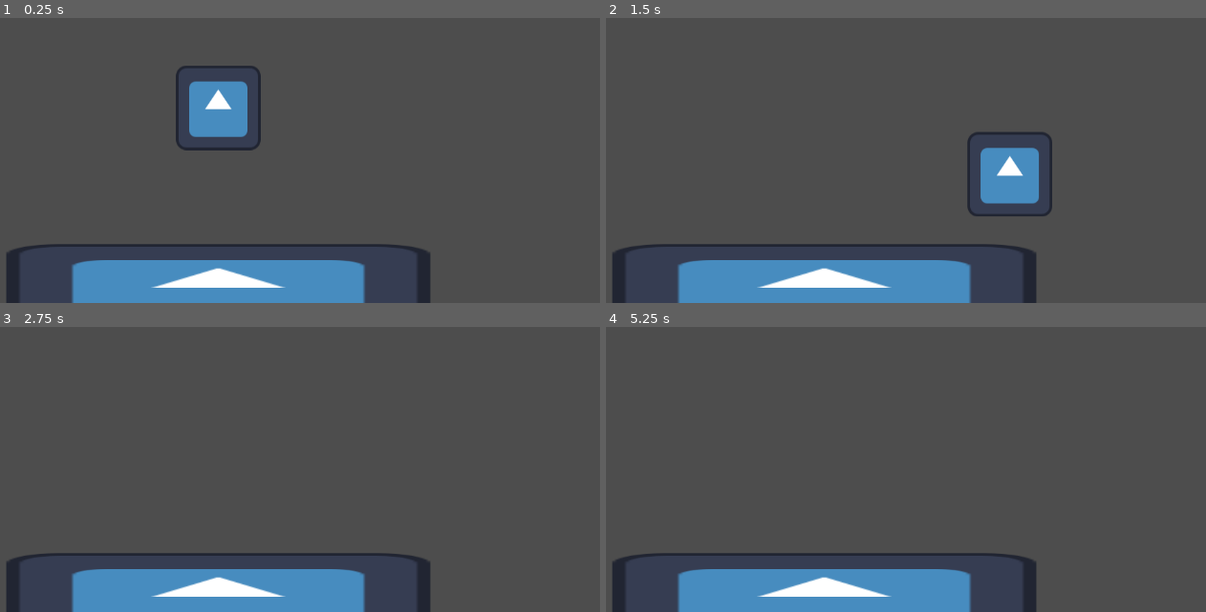
Above: before the commit, frames 1-4 (two rows, left to right).
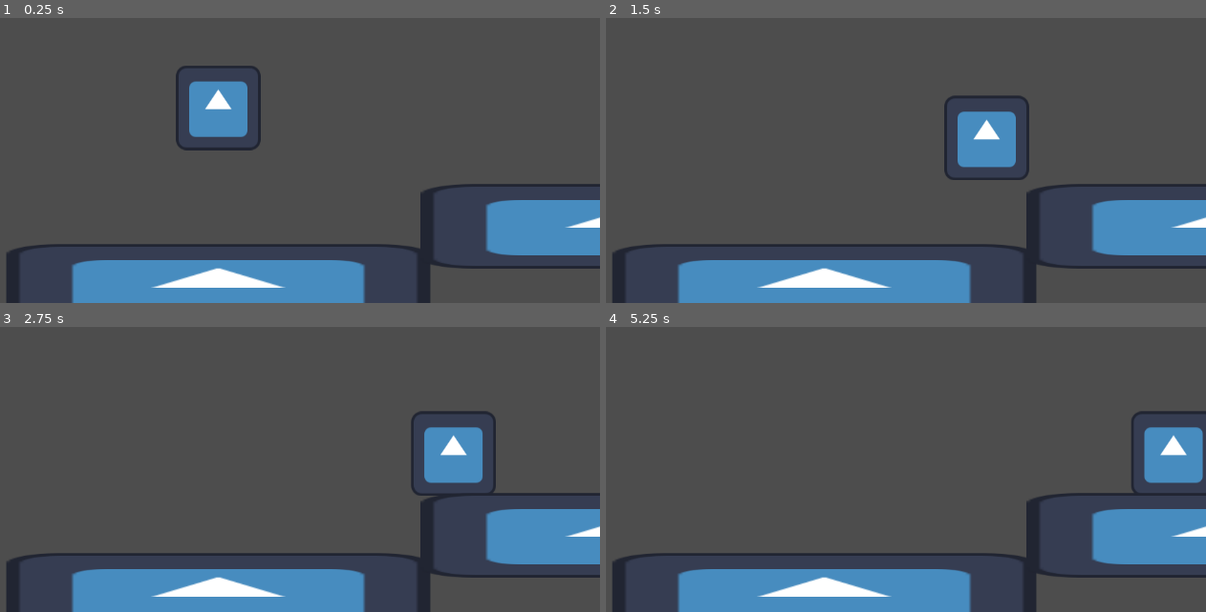
Above: after the commit, the same moments.

Repository: Bool-Pug/Arrows-Magic
Game: Godot game, scene res://Scenes/gameplay.tscn
Two runs of this game, one before a commit and one after it. Both use one fixed random seed, a clock stepped at 60 frames per second and the inputs below. The engine's default icon, where the game draws it, is replaced by a stand-in: a white triangle on a blue panel in a dark square.
Inputs:
- Up to frame 1 (0.25 s): no input
- Up to frame 2 (1.5 s): hold Ctrl (Arrow_Mode, bound only after the commit) 0.53-1.28 s; hold D (move_right) from 0.53 s (still down); tap Space (jump) at 0.77, 0.8, 1.07, 1.35 s
- Up to frame 3 (2.75 s): tap Space (jump) at 1.52, 1.82, 2.3 s; tap Ctrl (Arrow_Mode, bound only after the commit) at 1.55 s; release D (move_right) at 2.03 s; hold A (move_left) from 2.03 s (still down); hold Ctrl (Arrow_Mode, bound only after the commit) from 2.03 s (still down)
- Up to frame 4 (5.25 s): release A (move_left) at 2.78 s; release Ctrl (Arrow_Mode, bound only after the commit) at 2.78 s; hold D (move_right) 2.78-4.28 s; tap Ctrl (Arrow_Mode, bound only after the commit) at 2.85, 4.35 s; tap Space (jump) at 3.02, 3.32, 4.52, 4.82 s; hold Space (jump) 3.53-4.28 s; hold A (move_left) 4.28-5.03 s; hold D (move_right) from 5.03 s (still down); hold Ctrl (Arrow_Mode, bound only after the commit) from 5.03 s (still down)

The runs differ from the first frame. In frame 1, 4.8% of the frame differs, in the area x 70-100%, y 58-88%; in frame 2, 8.5%, in the area x 56-100%, y 27-88%; in frame 3, 7.2%; in frame 4, 7.0%.

Commit message:
added the arrow detection, and a projectile spell that spawns when you press the up arrow first

Diff:
--- /dev/null
+++ b/Scenes/Composites/arrowsInput.gd
@@ -0,0 +1,38 @@
+extends Node
+
+enum Arrows {UP, DOWN, LEFT, RIGHT}
+@export var current_combo = []
+@export var count = 0
+
+@export var projectileSpellScene = preload("res://Scenes/Composites/projectileSpell.tscn")
+
+# Called when the node enters the scene tree for the first time.
+func _ready() -> void:
+	pass # Replace with function body.
+
+
+# Called every frame. 'delta' is the elapsed time since the previous frame.
+func _process(delta: float) -> void:
+	if(Input.is_action_pressed("Arrow_Mode")):
+		if(Input.is_action_just_pressed("Arrow_Up")):
+			current_combo.append(Arrows.UP)
+		elif (Input.is_action_just_pressed("Arrow_Down")):
+			current_combo.append(Arrows.DOWN)
+		elif (Input.is_action_just_pressed("Arrow_Left")):
+			current_combo.append(Arrows.LEFT)
+		elif (Input.is_action_just_pressed("Arrow_Right")):
+			current_combo.append(Arrows.RIGHT)
+	if(Input.is_action_just_released("Arrow_Mode")):
+		cast_current_combo()
+		current_combo = []
+
+	pass
+
+
+func cast_current_combo():
+	print(current_combo)
+
+	if(current_combo.size() == 0): return
+
+	if(current_combo.get(0)==Arrows.UP):
+		get_parent().add_child(projectileSpellScene.instantiate())
--- a/Scenes/Composites/player.tscn
+++ b/Scenes/Composites/player.tscn
@@ -1,6 +1,6 @@
 [gd_scene load_steps=5 format=3 uid="uid://cyf361gloxfeh"]
 
-[ext_resource type="Script" uid="uid://c3bdbr6ujhncb" path="res://Scenes/Composites/playerInput.gd" id="1_5082d"]
+[ext_resource type="Script" uid="uid://bn0em63e5ukj7" path="res://Scenes/Composites/arrowsInput.gd" id="1_5082d"]
 [ext_resource type="PackedScene" uid="uid://dk0q8qifhpj64" path="res://Scenes/Components/BasicCharacterControllerComponent.tscn" id="1_u6qrk"]
 [ext_resource type="Texture2D" uid="uid://xy5a1cc17444" path="res://icon.svg" id="2_jt2kn"]
 
@@ -11,9 +11,13 @@
 script = ExtResource("1_5082d")
 
 [node name="BasicCharacterControllerComponent" parent="." instance=ExtResource("1_u6qrk")]
+JUMP_HEIGHT = 200
 
 [node name="CollisionShape2D" type="CollisionShape2D" parent="BasicCharacterControllerComponent"]
 shape = SubResource("RectangleShape2D_jt2kn")
 
 [node name="Sprite2D" type="Sprite2D" parent="BasicCharacterControllerComponent"]
 texture = ExtResource("2_jt2kn")
+
+[node name="ArrowsController" type="Node" parent="."]
+script = ExtResource("1_5082d")
--- a/Scenes/Composites/playerInput.gd
+++ b/Scenes/Composites/playerInput.gd
@@ -11,5 +11,7 @@
 # Called every frame. 'delta' is the elapsed time since the previous frame.
 func _process(delta: float) -> void:
 	basic_character_controller_component.jumpInput = Input.get_action_strength("jump") == 1
+
+
 	basic_character_controller_component.moveInput = Input.get_axis("move_left","move_right")
 	pass
--- /dev/null
+++ b/Scenes/Composites/projectileSpell.tscn
@@ -0,0 +1,22 @@
+[gd_scene load_steps=3 format=3 uid="uid://bna3isbt3sm1n"]
+
+[ext_resource type="Texture2D" uid="uid://bls1p4l2cmrsd" path="res://Assets/Projectile.png" id="1_fid8i"]
+
+[sub_resource type="RectangleShape2D" id="RectangleShape2D_c3td7"]
+size = Vector2(84, 34)
+
+[node name="ProjectileSpell" type="Node2D"]
+
+[node name="RigidBody2D" type="RigidBody2D" parent="."]
+gravity_scale = 0.0
+linear_velocity = Vector2(100, 0)
+linear_damp_mode = 1
+
+[node name="Sprite2D" type="Sprite2D" parent="RigidBody2D"]
+position = Vector2(1, -1)
+scale = Vector2(0.09098785, 0.09098787)
+texture = ExtResource("1_fid8i")
+
+[node name="CollisionShape2D" type="CollisionShape2D" parent="RigidBody2D"]
+position = Vector2(14, -1)
+shape = SubResource("RectangleShape2D_c3td7")
--- a/Scenes/gameplay.tscn
+++ b/Scenes/gameplay.tscn
@@ -1,24 +1,41 @@
-[gd_scene load_steps=4 format=3 uid="uid://cwwtba1kbywlt"]
+[gd_scene load_steps=6 format=3 uid="uid://cwwtba1kbywlt"]
 
 [ext_resource type="PackedScene" uid="uid://cyf361gloxfeh" path="res://Scenes/Composites/player.tscn" id="1_hf1ha"]
+[ext_resource type="Script" uid="uid://c3bdbr6ujhncb" path="res://Scenes/Composites/playerInput.gd" id="2_m34ki"]
 [ext_resource type="Texture2D" uid="uid://xy5a1cc17444" path="res://icon.svg" id="2_wbxth"]
 
+[sub_resource type="RectangleShape2D" id="RectangleShape2D_wbxth"]
+size = Vector2(700, 120)
+
 [sub_resource type="RectangleShape2D" id="RectangleShape2D_m34ki"]
-size = Vector2(646, 127)
+size = Vector2(646, 95)
 
 [node name="Gameplay" type="Node2D"]
 
 [node name="Player" parent="." instance=ExtResource("1_hf1ha")]
+script = ExtResource("2_m34ki")
 
 [node name="StaticBody2D" type="StaticBody2D" parent="."]
 position = Vector2(0, 299)
 
 [node name="CollisionShape2D" type="CollisionShape2D" parent="StaticBody2D"]
 position = Vector2(-5, -0.5)
-shape = SubResource("RectangleShape2D_m34ki")
+shape = SubResource("RectangleShape2D_wbxth")
 
 [node name="Sprite2D" type="Sprite2D" parent="StaticBody2D"]
 scale = Vector2(5, 1)
 texture = ExtResource("2_wbxth")
 
 [node name="Camera2D" type="Camera2D" parent="."]
+
+[node name="StaticBody2D2" type="StaticBody2D" parent="."]
+position = Vector2(642, 165)
+
+[node name="CollisionShape2D" type="CollisionShape2D" parent="StaticBody2D2"]
+position = Vector2(-14, 27)
+shape = SubResource("RectangleShape2D_m34ki")
+
+[node name="Sprite2D" type="Sprite2D" parent="StaticBody2D2"]
+position = Vector2(-17, 43)
+scale = Vector2(5, 1)
+texture = ExtResource("2_wbxth")
--- a/Scripts/Components/basic_character_controller_component.gd
+++ b/Scripts/Components/basic_character_controller_component.gd
@@ -1,28 +1,37 @@
 extends CharacterBody2D
 
+@export_group("Movement")
+@export var MOVE_SPEED = 300.0
+@export var MOVE_ACCELERATION = 20
 
-@export var SPEED = 300.0
-@export var JUMP_VELOCITY = -400.0
+@export_group("Jumping")
+@export var JUMP_HEIGHT = 100
+@export var JUMPING_GRAVITY_INTENSITY = 0.5
 
-@export var moveInput = 0.0
-@export var jumpInput:bool = false
+
+
+var moveInput = 0.0
+var jumpInput:bool = false
 
 
 func _physics_process(delta: float) -> void:
 	# Add the gravity.
 	if not is_on_floor():
-		velocity += get_gravity() * delta
+		if(jumpInput and velocity.y<0):
+			velocity += get_gravity() * delta * JUMPING_GRAVITY_INTENSITY
+		else:
+			velocity += get_gravity() * delta
 
 	# Handle jump.
 	if jumpInput and is_on_floor():
-		velocity.y = JUMP_VELOCITY
+		velocity.y = -sqrt(2*get_gravity().length()*JUMP_HEIGHT*JUMPING_GRAVITY_INTENSITY)
 
 	# Get the input direction and handle the movement/deceleration.
 	# As good practice, you should replace UI actions with custom gameplay actions.
 	#var direction := Input.get_axis("ui_left", "ui_right")
 	if moveInput:
-		velocity.x = moveInput * SPEED
+		velocity.x = move_toward(velocity.x,moveInput*MOVE_SPEED,MOVE_ACCELERATION)
 	else:
-		velocity.x = move_toward(velocity.x, 0, SPEED)
+		velocity.x = move_toward(velocity.x, 0, MOVE_ACCELERATION)
 
 	move_and_slide()
--- a/project.godot
+++ b/project.godot
@@ -14,6 +14,10 @@
 run/main_scene="uid://cwwtba1kbywlt"
 config/features=PackedStringArray("4.5", "GL Compatibility")
 config/icon="res://icon.svg"
+
+[display]
+
+window/size/mode=2
 
 [input]
 
@@ -33,6 +37,31 @@
 "events": [Object(InputEventKey,"resource_local_to_scene":false,"resource_name":"","device":-1,"window_id":0,"alt_press …(192 unchanged characters)…
 ]
 }
+Arrow_Up={
+"deadzone": 0.2,
+"events": [Object(InputEventKey,"resource_local_to_scene":false,"resource_name":"","device":-1,"window_id":0,"alt_pressed":false,"shift_pressed":false,"ctrl_pressed":true,"meta_pressed":false,"pressed":false,"keycode":0,"physical_keycode":4194320,"key_label":0,"unicode":0,"location":0,"echo":false,"script":null)
+]
+}
+Arrow_Down={
+"deadzone": 0.2,
+"events": [Object(InputEventKey,"resource_local_to_scene":false,"resource_name":"","device":-1,"window_id":0,"alt_pressed":false,"shift_pressed":false,"ctrl_pressed":true,"meta_pressed":false,"pressed":false,"keycode":0,"physical_keycode":4194322,"key_label":0,"unicode":0,"location":0,"echo":false,"script":null)
+]
+}
+Arrow_Left={
+"deadzone": 0.2,
+"events": [Object(InputEventKey,"resource_local_to_scene":false,"resource_name":"","device":-1,"window_id":0,"alt_pressed":false,"shift_pressed":false,"ctrl_pressed":true,"meta_pressed":false,"pressed":false,"keycode":0,"physical_keycode":4194319,"key_label":0,"unicode":0,"location":0,"echo":false,"script":null)
+]
+}
+Arrow_Right={
+"deadzone": 0.2,
+"events": [Object(InputEventKey,"resource_local_to_scene":false,"resource_name":"","device":-1,"window_id":0,"alt_pressed":false,"shift_pressed":false,"ctrl_pressed":true,"meta_pressed":false,"pressed":false,"keycode":0,"physical_keycode":4194321,"key_label":0,"unicode":0,"location":0,"echo":false,"script":null)
+]
+}
+Arrow_Mode={
+"deadzone": 0.2,
+"events": [Object(InputEventKey,"resource_local_to_scene":false,"resource_name":"","device":-1,"window_id":0,"alt_pressed":false,"shift_pressed":false,"ctrl_pressed":true,"meta_pressed":false,"pressed":false,"keycode":0,"physical_keycode":4194326,"key_label":0,"unicode":0,"location":0,"echo":false,"script":null)
+]
+}
 
 [rendering]
 
Binary file added: Assets/Projectile.png
Not shown, added: Assets/Projectile.png.import
Not shown, added: Scenes/Composites/arrowsInput.gd.uid
